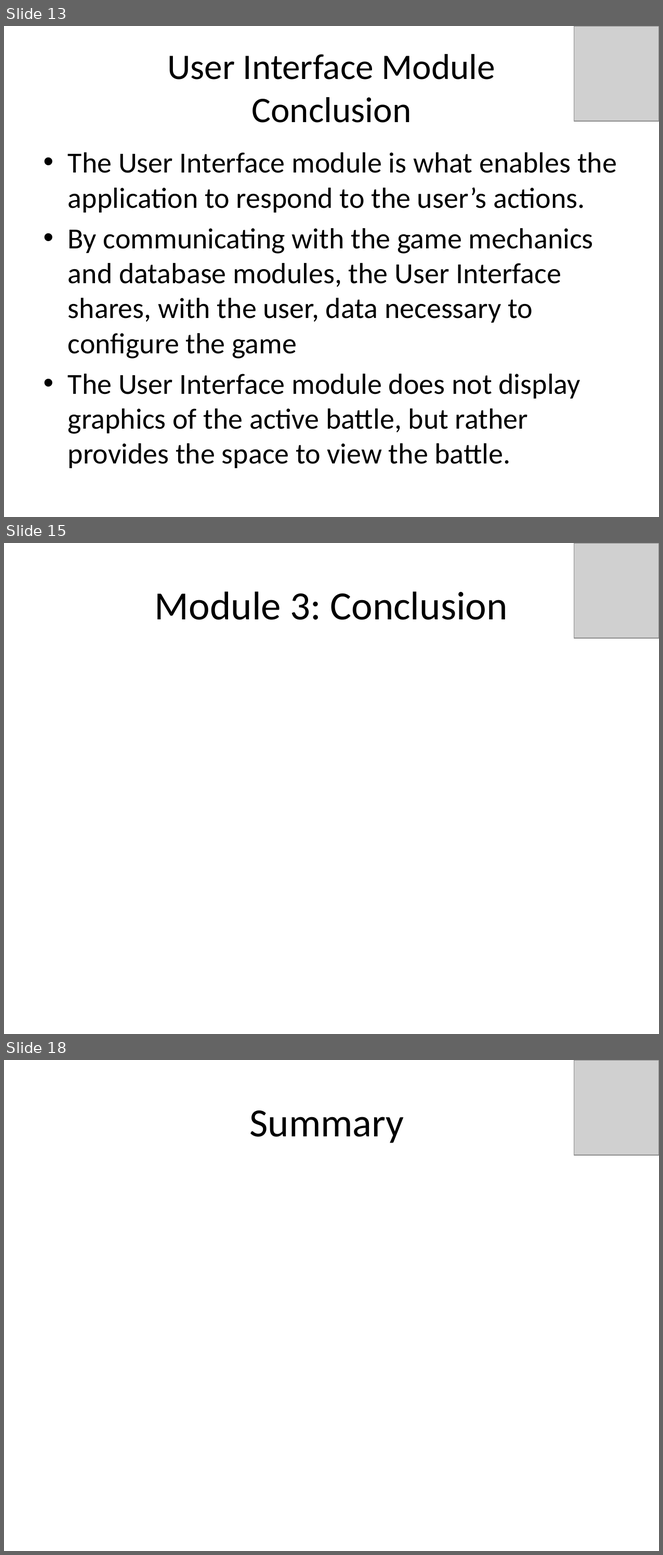
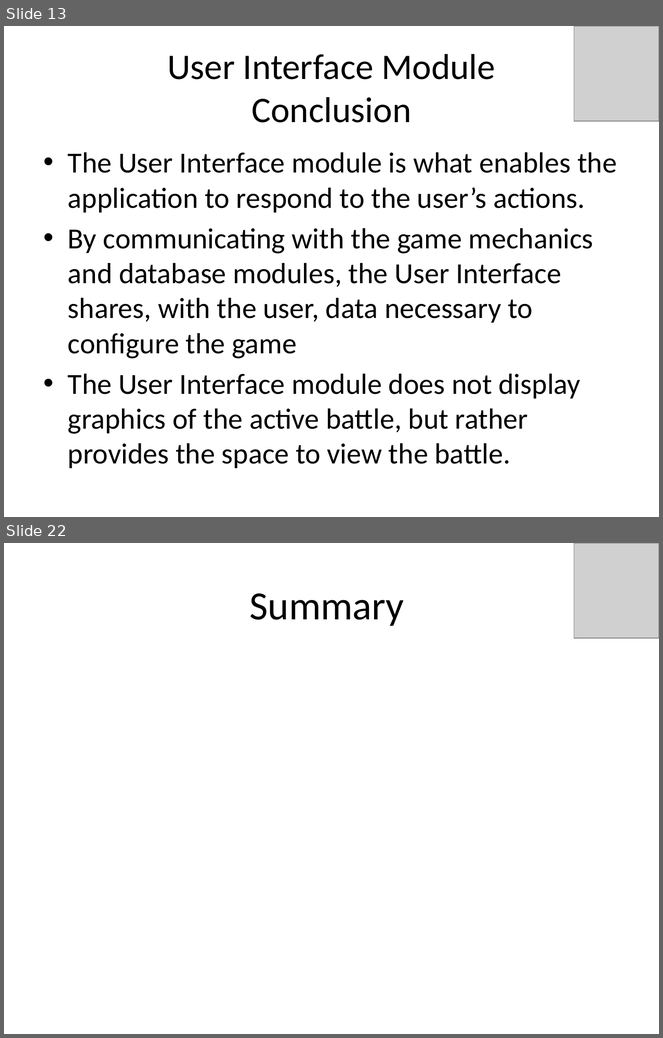
Before and after one commit to idxExtropy/duel-reality, a slide deck: Docs/DUEL REALITY .pptx. Shown one above the other, each under a label of ours: slides 13, 15 and 18 before the commit, slides 13 and 22 after it; the slides between them are not shown. The pictures are 663x1555 and 663x1038 pixels, drawn with LibreOffice and Linux fonts; fonts in the diff are those of the drawing; grey boxes stand for pictures. Boxes give left, top, right and bottom in pixels: in the first picture for what was removed or moved away, otherwise in the second. Text is boxed around its words. In the diff, an @@ line names an element or a change of style, - is before the commit and + after.

```diff
--- a/Docs/DUEL REALITY .pptx
+++ b/Docs/DUEL REALITY .pptx
@@ slide 15 removed at <box>4,543,659,1034</box>, background #FFFFFF @@
@@ picture removed at <box>574,543,659,638</box> @@
@@ title removed at <box>155,591,507,620</box> @@
-Module 3: Conclusion
@@ what was slide 18 is now slide 22 @@
```
Also in this commit, not shown: 9 slides changed, 8 slides added, 3 other slides removed.
